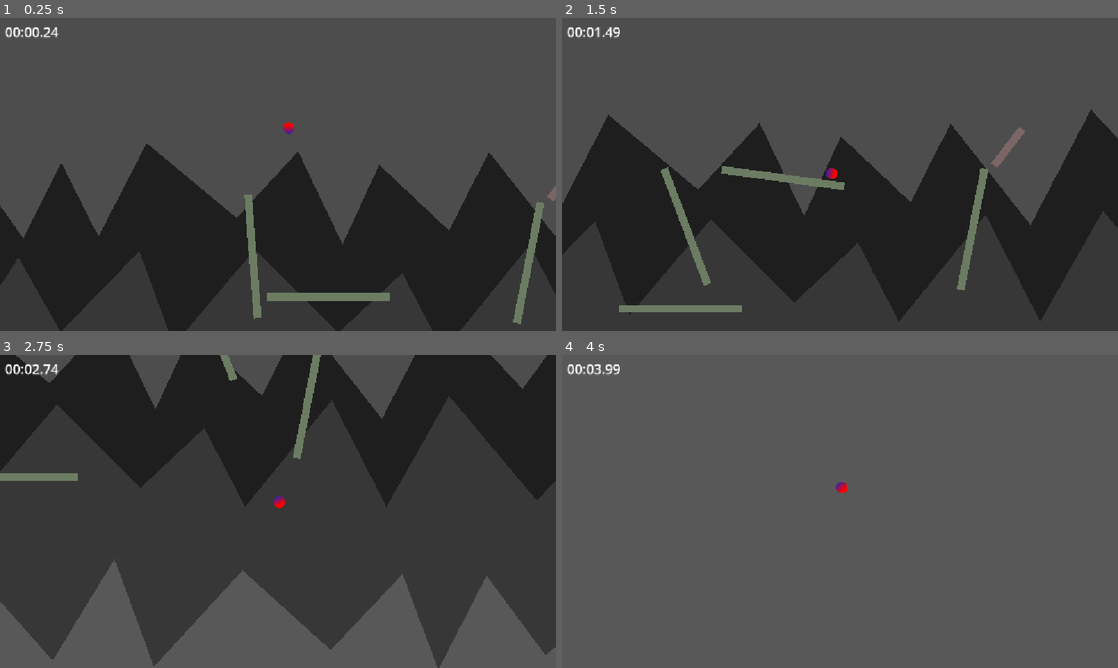
Above: before the commit, frames 1-4 (two rows, left to right).
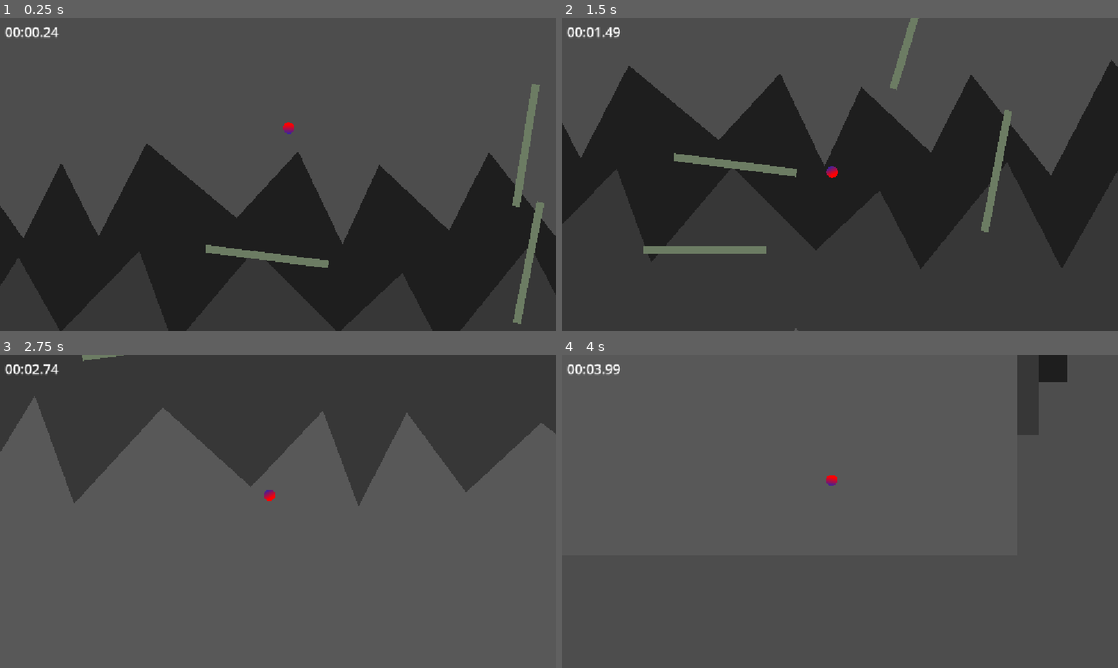
Above: after the commit, the same moments.

Repository: appellatebaton0/wierd-jam
Game: Godot game, scene res://Scenes/Main.tscn
The game is run twice, just before and just after one commit, with the same random seed, the same clock (stepped at 60 frames per second) and the same inputs.
Inputs:
- Up to frame 1 (0.25 s): no input
- Up to frame 2 (1.5 s): tap Enter at 0.5 s; hold W 0.53-1.28 s; tap Space (Jump) at 0.77 s
- Up to frame 3 (2.75 s): tap Space (Jump) at 1.52 s; hold W from 2.03 s (still down)
- Up to frame 4 (4 s): tap Space (Jump) at 3.02, 3.77 s; release W at 3.53 s

The runs differ from the first frame. In frame 1, 2.2% of the frame differs, in the area x 37-100%, y 21-97%; in frame 2, 33%; in frame 3, 75%, in the area x 0-100%, y 0-100%; in frame 4, 1.5%.

Commit message:
h7.7 - Test Level
Made a fairly complicated level to make sure all the tools and things are good - and they are.

Diff:
--- a/Scenes/Main.tscn
+++ b/Scenes/Main.tscn
@@ -5,7 +5,7 @@
 [ext_resource type="PackedScene" uid="uid://b46f20mibw1h3" path="res://Scenes/Transform.tscn" id="4_pbw6q"]
 [ext_resource type="PackedScene" uid="uid://dsu8ksqadgaqx" path="res://Scenes/Player.tscn" id="4_rgh2o"]
 [ext_resource type="PackedScene" uid="uid://dffj877vhhx4u" path="res://Scenes/LongRail.tscn" id="5_pbw6q"]
-[ext_resource type="PackedScene" uid="uid://cpmtq8gc01ggx" path="res://Scenes/MediumDeathRail.tscn" id="5_v1gob"]
+[ext_resource type="Script" uid="uid://c86lscdglgeil" path="res://Scripts/Transform.gd" id="6_50glp"]
 [ext_resource type="Script" uid="uid://2fbsksjmy0sx" path="res://Scripts/RunTimer.gd" id="7_jw32o"]
 
 [node name="Main" type="Node" unique_id=1226045905]
@@ -60,50 +60,110 @@
 position = Vector2(217, -906)
 
 [node name="LongRail4" parent="." unique_id=1357488898 node_paths=PackedStringArray("points") instance=ExtResource("5_pbw6q")]
-position = Vector2(68.00001, -344.99997)
-rotation = 4.3993664
-points = [null, null, null]
+position = Vector2(-425.99994, -312)
+rotation = 4.6579547
+points = [null, null, null, NodePath("Point 3"), NodePath("Point 4"), NodePath(""), NodePath("Point 6"), NodePath("Point 7")]
+initial_wait = 2.0
 
-[node name="Point 0" parent="LongRail4" unique_id=514478884 instance=ExtResource("4_pbw6q")]
+[node name="Point 3" type="Polygon2D" parent="LongRail4" unique_id=616858566 instance=ExtResource("4_pbw6q")]
+modulate = Color(1, 1, 1, 0.62352943)
+position = Vector2(2.8094177, 554.97485)
+rotation = -1.3889546
+color = Color(0.426, 0.49, 0.392, 1)
+polygon = PackedVector2Array(-256, -16, -256, 16, 256, 16, 256, -16)
+script = ExtResource("6_50glp")
+next_interpol_time = 0.7
+next_wait = 1.5
+pos = Vector2(128, -345)
+rot = 3.269
 
-[node name="Point 1" parent="LongRail4" unique_id=2017487573 instance=ExtResource("4_pbw6q")]
-rotation = 3.1316862
+[node name="Point 4" type="Polygon2D" parent="LongRail4" unique_id=1432234188 instance=ExtResource("4_pbw6q")]
+modulate = Color(1, 1, 1, 0.62352943)
+position = Vector2(-573.09344, 1272.7046)
+rotation = -1.634449
+color = Color(0.426, 0.49, 0.392, 1)
+polygon = PackedVector2Array(-256, -16, -256, 16, 256, 16, 256, -16)
+script = ExtResource("6_50glp")
+next_interpol_time = 0.3
+pos = Vector2(876.00006, 191.00002)
+rot = 3.0235057
 
-[node name="Point 2" parent="LongRail4" unique_id=269923609 instance=ExtResource("4_pbw6q")]
-position = Vector2(5.9348145, -479.4715)
-rotation = 2.7581716
+[node name="Point 6" type="Polygon2D" parent="LongRail4" unique_id=1181065603 instance=ExtResource("4_pbw6q")]
+modulate = Color(1, 1, 1, 0.62352943)
+position = Vector2(-711.9153, 144.48041)
+rotation = -1.2336195
+color = Color(0.426, 0.49, 0.392, 1)
+polygon = PackedVector2Array(-256, -16, -256, 16, 256, 16, 256, -16)
+script = ExtResource("6_50glp")
+next_interpol_time = 0.6
+pos = Vector2(-243.00008, 391.00003)
+rot = 3.4243352
+
+[node name="Point 7" type="Polygon2D" parent="LongRail4" unique_id=289718062 instance=ExtResource("4_pbw6q")]
+modulate = Color(1, 1, 1, 0.62352943)
+rotation = 3.1232307
+color = Color(0.426, 0.49, 0.392, 1)
+polygon = PackedVector2Array(-256, -16, -256, 16, 256, 16, 256, -16)
+script = ExtResource("6_50glp")
+next_interpol_time = 0.6
+pos = Vector2(-425.99994, -312)
+rot = 1.498
 
 [node name="LongRail" parent="." unique_id=117091569 node_paths=PackedStringArray("points") instance=ExtResource("5_pbw6q")]
-position = Vector2(380, -151)
-points = [null, null, null, null, null]
+position = Vector2(1226, -800)
+rotation = -1.4087766
+points = [null, null, null, null, null, NodePath("Point 5")]
 
 [node name="Point 0" parent="LongRail" unique_id=1216517577 instance=ExtResource("4_pbw6q")]
 
 [node name="Point 1" parent="LongRail" unique_id=598624803 instance=ExtResource("4_pbw6q")]
-position = Vector2(13, -359)
+position = Vector2(12.999695, -359.02655)
 
 [node name="Point 2" parent="LongRail" unique_id=1621749486 instance=ExtResource("4_pbw6q")]
-position = Vector2(342, -582)
+position = Vector2(342.0083, -582.01965)
 rotation = 1.373916
 
-[node name="Point 4" parent="LongRail" unique_id=1073201783 instance=ExtResource("4_pbw6q")]
-position = Vector2(1035, 224)
+[node name="Point 3" parent="LongRail" unique_id=1073201783 instance=ExtResource("4_pbw6q")]
+position = Vector2(1035.0303, 223.9961)
 
-[node name="Point 3" parent="LongRail" unique_id=634647429 instance=ExtResource("4_pbw6q")]
-position = Vector2(2044, -102)
+[node name="Point 5" type="Polygon2D" parent="LongRail" unique_id=53344681 instance=ExtResource("4_pbw6q")]
+modulate = Color(1, 1, 1, 0.62352943)
+rotation = -0.53022337
+color = Color(0.426, 0.49, 0.392, 1)
+polygon = PackedVector2Array(-256, -16, -256, 16, 256, 16, 256, -16)
+script = ExtResource("6_50glp")
+pos = Vector2(1226, -800)
+rot = -1.939
 
 [node name="LongRail2" parent="." unique_id=1804509669 instance=ExtResource("5_pbw6q")]
 position = Vector2(0, 8)
 
-[node name="LongRail3" parent="." unique_id=423940435 instance=ExtResource("5_pbw6q")]
-position = Vector2(1211, -320)
-rotation = -1.375
+[node name="LongRail3" parent="." unique_id=423940435 node_paths=PackedStringArray("points") instance=ExtResource("5_pbw6q")]
+position = Vector2(407.99997, -335)
+rotation = -0.106793165
+points = [NodePath("Point 0"), NodePath("Point 1")]
+initial_wait = 4.0
+
+[node name="Point 0" type="Polygon2D" parent="LongRail3" unique_id=598634466 instance=ExtResource("4_pbw6q")]
+modulate = Color(1, 1, 1, 0.62352943)
+position = Vector2(796.8264, 100.50653)
+rotation = -1.2682068
+color = Color(0.426, 0.49, 0.392, 1)
+polygon = PackedVector2Array(-256, -16, -256, 16, 256, 16, 256, -16)
+script = ExtResource("6_50glp")
+pos = Vector2(1211, -320)
+rot = -1.375
+
+[node name="Point 1" type="Polygon2D" parent="LongRail3" unique_id=1922042399 instance=ExtResource("4_pbw6q")]
+modulate = Color(1, 1, 1, 0.62352943)
+position = Vector2(42.755066, 4.583374)
+color = Color(0.426, 0.49, 0.392, 1)
+polygon = PackedVector2Array(-256, -16, -256, 16, 256, 16, 256, -16)
+script = ExtResource("6_50glp")
+pos = Vector2(451, -335)
+rot = -0.106793165
 
 [node name="Level" type="Node" parent="." unique_id=490863187]
-
-[node name="MediumDeathRail" parent="." unique_id=1921707485 instance=ExtResource("5_v1gob")]
-position = Vector2(1359, -660)
-rotation = -0.9168811
 
 [node name="CanvasLayer" type="CanvasLayer" parent="." unique_id=798780182]
 
--- a/Scripts/RunTimer.gd
+++ b/Scripts/RunTimer.gd
@@ -26,9 +26,8 @@
 
 	return digi(minu) + ":" + digi(seco) + "." + digi(mili)
 
-func digi(num:int) -> String:
-	if num < 10:
-		return "0" + str(num)
-	else: return str(num)
+# Returns the num as a string, in 00 format regardless of value (below 100)
+func digi(num:int) -> String: return ("0" if num < 10 else "") + str(num)
 
+# Reset the timer when the player dies.
 func _on_reset() -> void: time = 0
